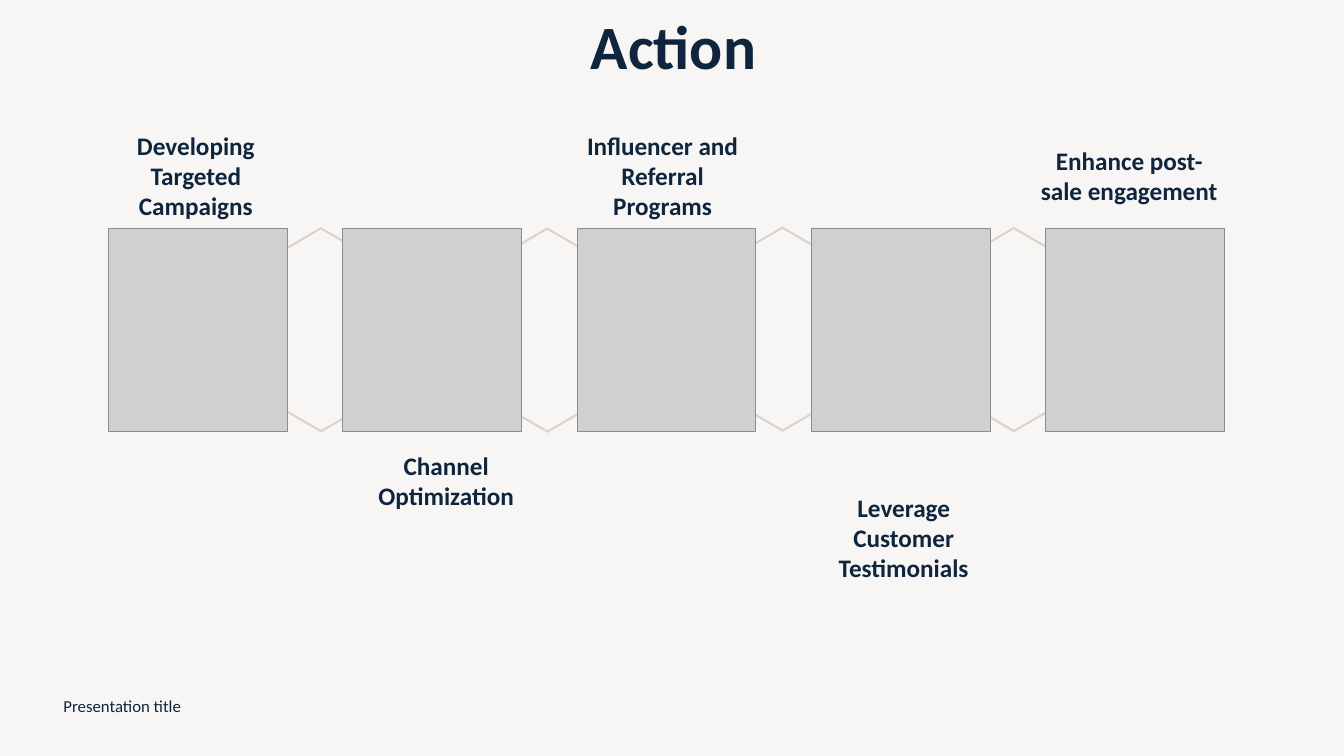
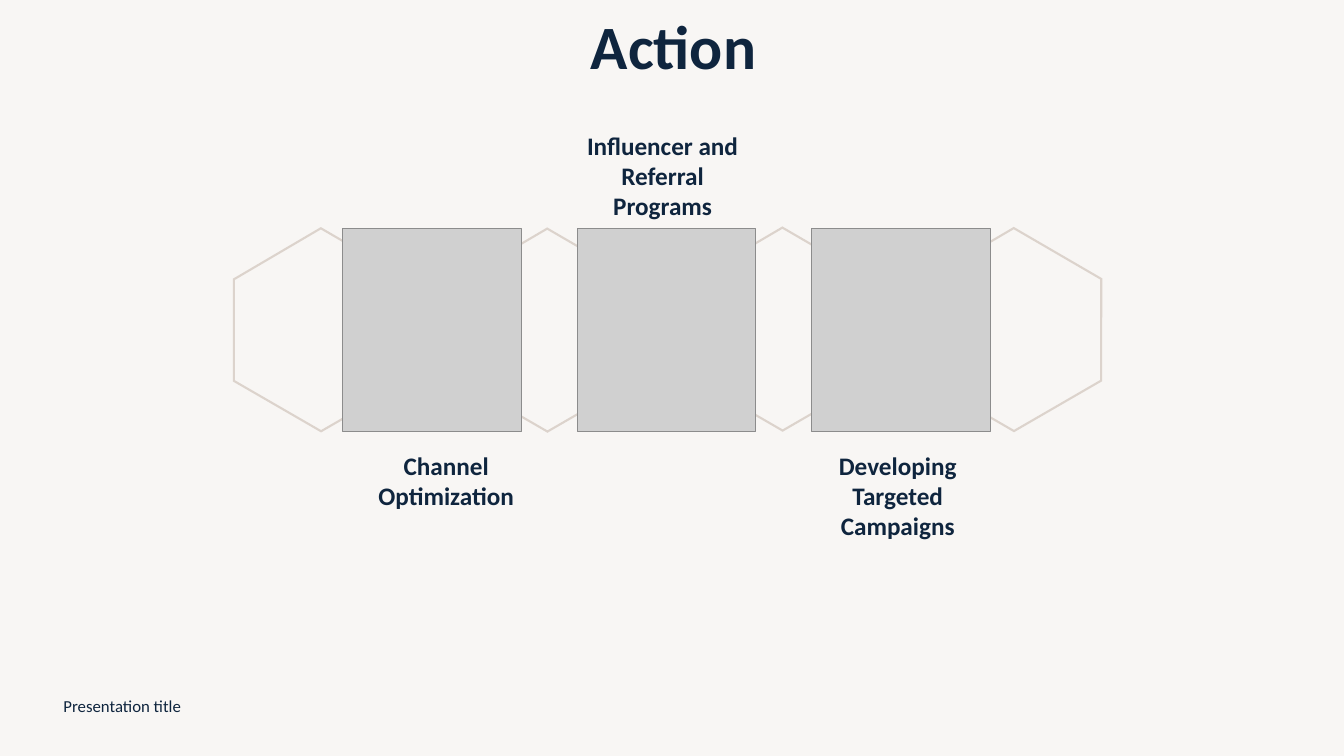
Before and after one commit to ernbilen/Data400_Fall24, a slide deck: slide 13 of Customers’ Buying Journey Analysis_Alissa.pptx (slide 15 before the commit). Drawn at 1344x756 pixels with LibreOffice and Linux fonts; fonts in the diff are those of the drawing; grey boxes stand for pictures. Boxes give left, top, right and bottom in pixels: in the first picture for what was removed or moved away, otherwise in the second. Text is boxed around its words. In the diff, an @@ line names an element or a change of style, - is before the commit and + after.

```diff
--- a/Customers’ Buying Journey Analysis_Alissa.pptx
+++ b/Customers’ Buying Journey Analysis_Alissa.pptx
@@ text removed at [1041,152,1218,205] @@
-Enhance post-sale engagement
@@ picture removed at [109,229,287,432] @@
@@ picture removed at [1047,229,1225,432] @@
@@ text "Developing Targeted Campaigns": place and size @@
-text "Developing Targeted Campaigns" at [137,137,255,220]
+text "Developing Targeted Campaigns" at [839,457,957,540]
@@ text removed at [839,500,969,577] @@
-Leverage Customer Testimonials
```
Also in this commit, not shown: 2 other slides changed, 2 slides removed.
